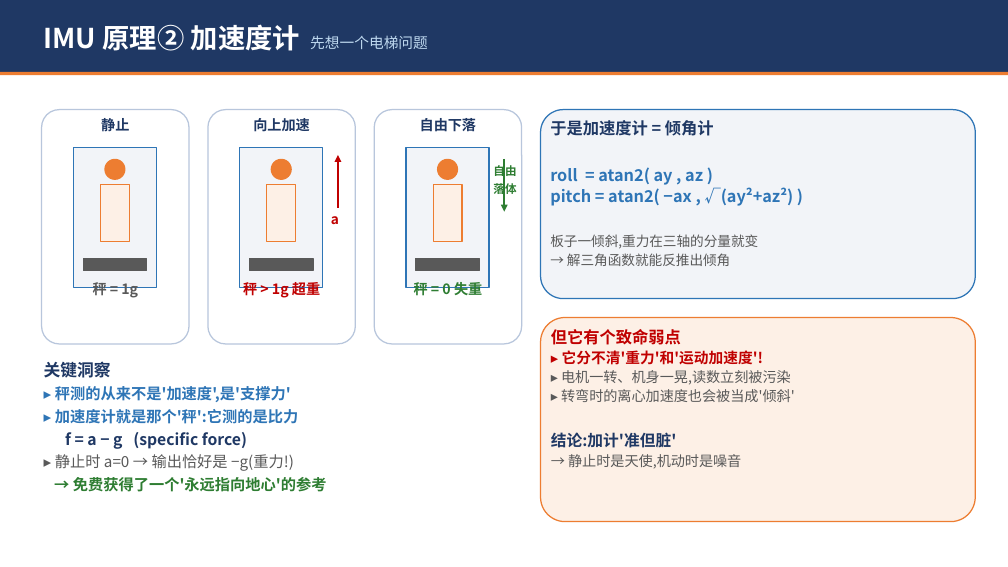
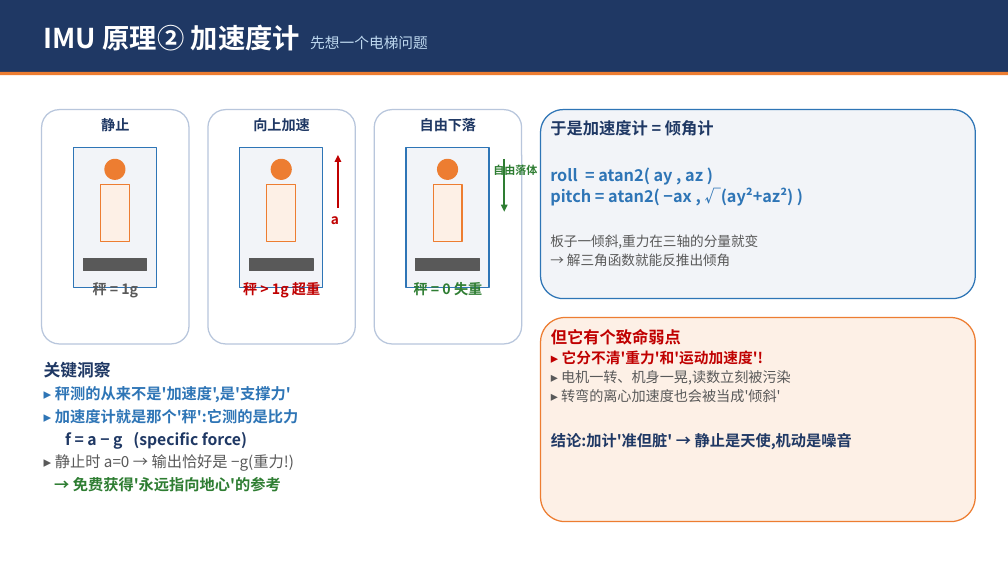
Before and after one commit to xiexiaoan147-cyber/STM32F4_Drone, a slide deck: slide 6 of Docs/四轴飞控原理分享.pptx (slide 4 before the commit). Drawn at 1008x567 pixels with LibreOffice and Linux fonts; fonts in the diff are those of the drawing. Boxes give left, top, right and bottom in pixels: in the first picture for what was removed or moved away, otherwise in the second. Text is boxed around its words. In the diff, an @@ line names an element or a change of style, - is before the commit and + after.

```diff
--- a/Docs/四轴飞控原理分享.pptx
+++ b/Docs/四轴飞控原理分享.pptx
@@ text at box(493, 163, 537, 178): text changed; size 11 to 10.5 pt @@
-自由
-落体
+自由落体
@@ text in rounded rectangle at box(551, 389, 852, 449): text changed; size 13.5 to 14.5 pt; text colour #595959 to #1F3864; bold on @@
-▸ 转弯时的离心加速度也会被当成'倾斜'
-结论:加计'准但脏'
-→ 静止时是天使,机动时是噪音
+▸ 转弯的离心加速度也会被当成'倾斜'
+结论:加计'准但脏' → 静止是天使,机动是噪音
@@ text at box(73, 477, 281, 492): text changed @@
-→ 免费获得了一个'永远指向地心'的参考
+→ 免费获得'永远指向地心'的参考
```
Also in this commit, not shown: 18 other slides changed, 4 slides added.
